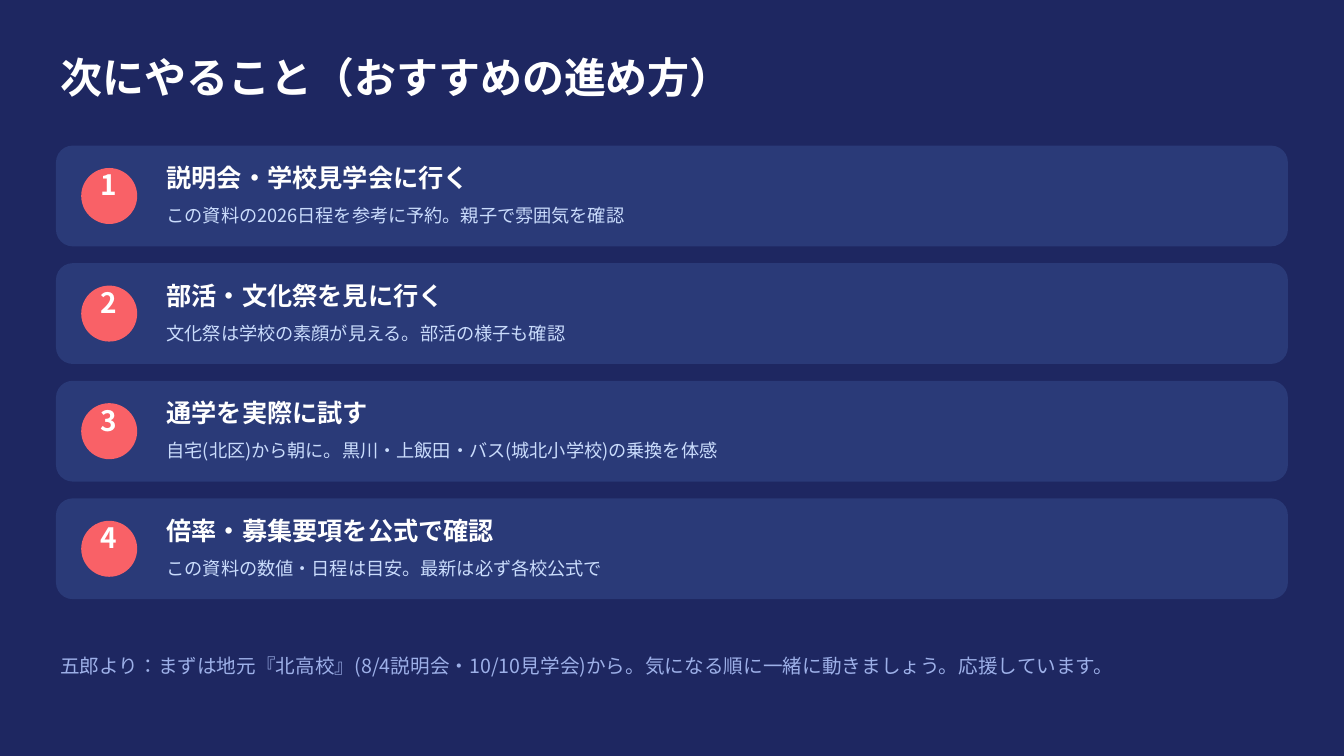
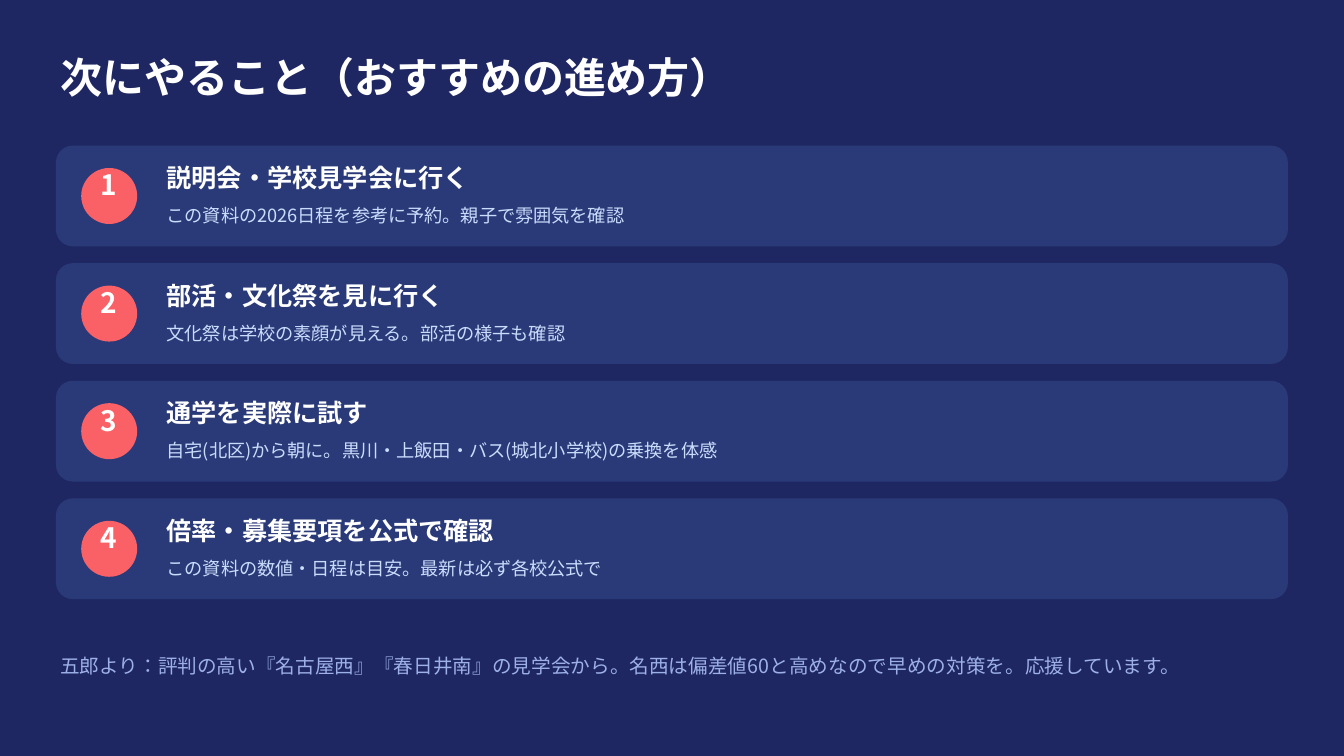
Before and after one commit to syamamoto2275-gif/-, a slide deck: slide 13 of 五郎_成果物/高校さがし_公立編_五郎.pptx. Drawn at 1344x756 pixels with LibreOffice and Linux fonts; fonts in the diff are those of the drawing. Boxes give left, top, right and bottom in pixels: in the first picture for what was removed or moved away, otherwise in the second. Text is boxed around its words. In the diff, an @@ line names an element or a change of style, - is before the commit and + after.

```diff
--- a/五郎_成果物/高校さがし_公立編_五郎.pptx
+++ b/五郎_成果物/高校さがし_公立編_五郎.pptx
@@ text at bbox=[60, 656, 1180, 675]: text changed @@
-五郎より：まずは地元『北高校』(8/4説明会・10/10見学会)から。気になる順に一緒に動きましょう。応援しています。
+五郎より：評判の高い『名古屋西』『春日井南』の見学会から。名西は偏差値60と高めなので早めの対策を。応援しています。
```
Also in this commit, not shown: 5 other slides changed.
